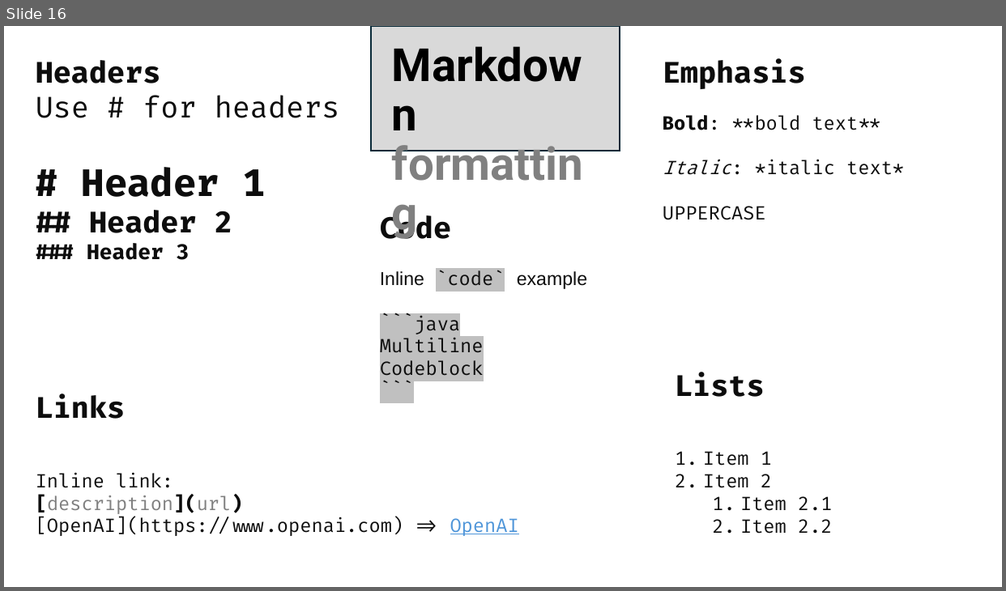
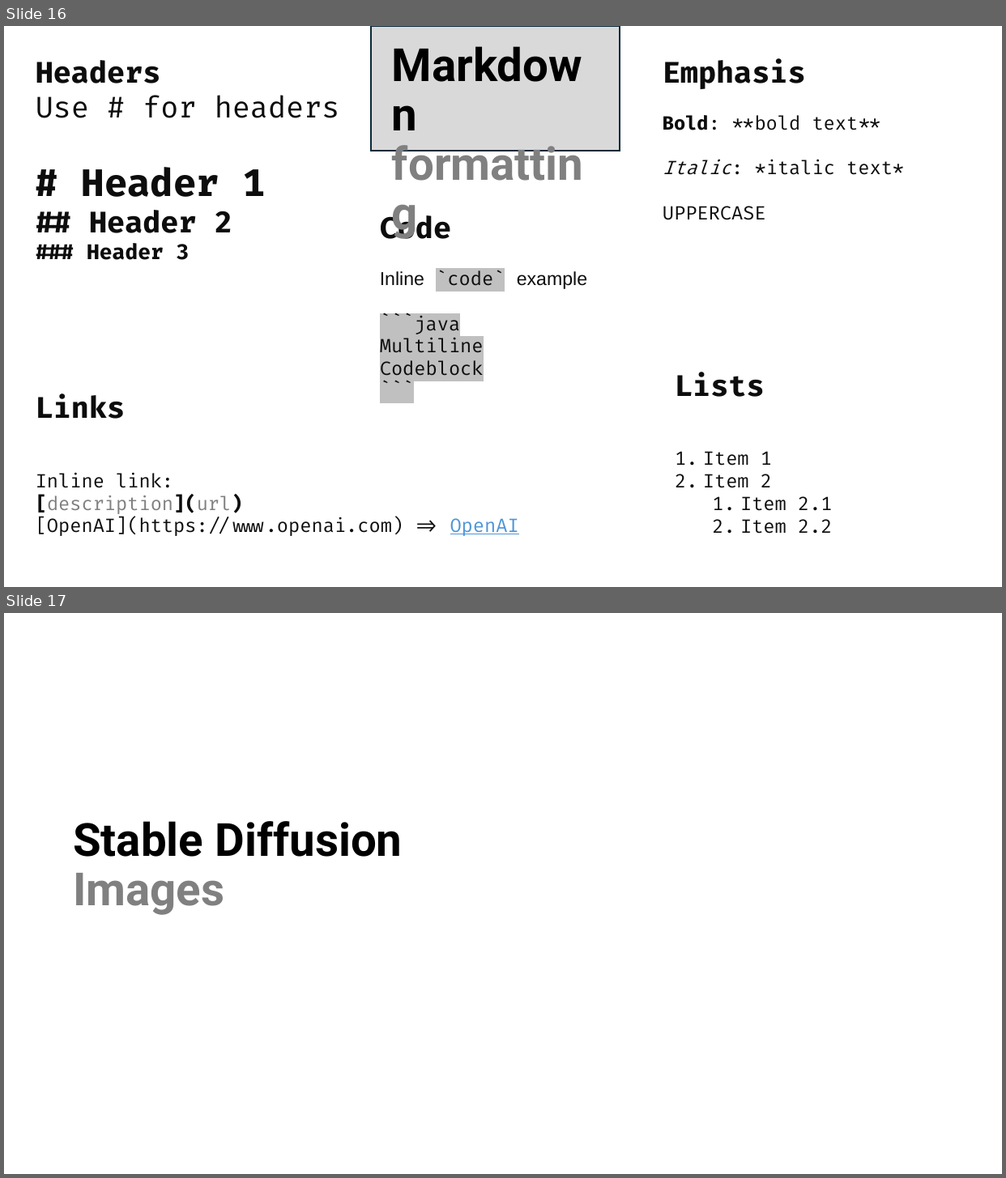
Before and after one commit to isidore/Talks, a slide deck: Slides/ChatGPT_Prompting.pptx. Shown one above the other, each under a label of ours: slide 16 before the commit, slides 16 and 17 after it. The pictures are 1006x591 and 1006x1178 pixels, drawn with LibreOffice and Linux fonts; fonts in the diff are those of the drawing. Boxes give left, top, right and bottom in pixels: in the first picture for what was removed or moved away, otherwise in the second. Text is boxed around its words. In the diff, an @@ line names an element or a change of style, - is before the commit and + after.

```diff
--- a/Slides/ChatGPT_Prompting.pptx
+++ b/Slides/ChatGPT_Prompting.pptx
@@ slide 17 added at (4, 613, 1002, 1174), background #FFFFFF @@
@@ title added at (73, 821, 402, 915), 44 pt, text #000000, bold @@
+Stable Diffusion
+Images
```
Also in this commit, not shown: 7 other slides added, 1 slide removed.
